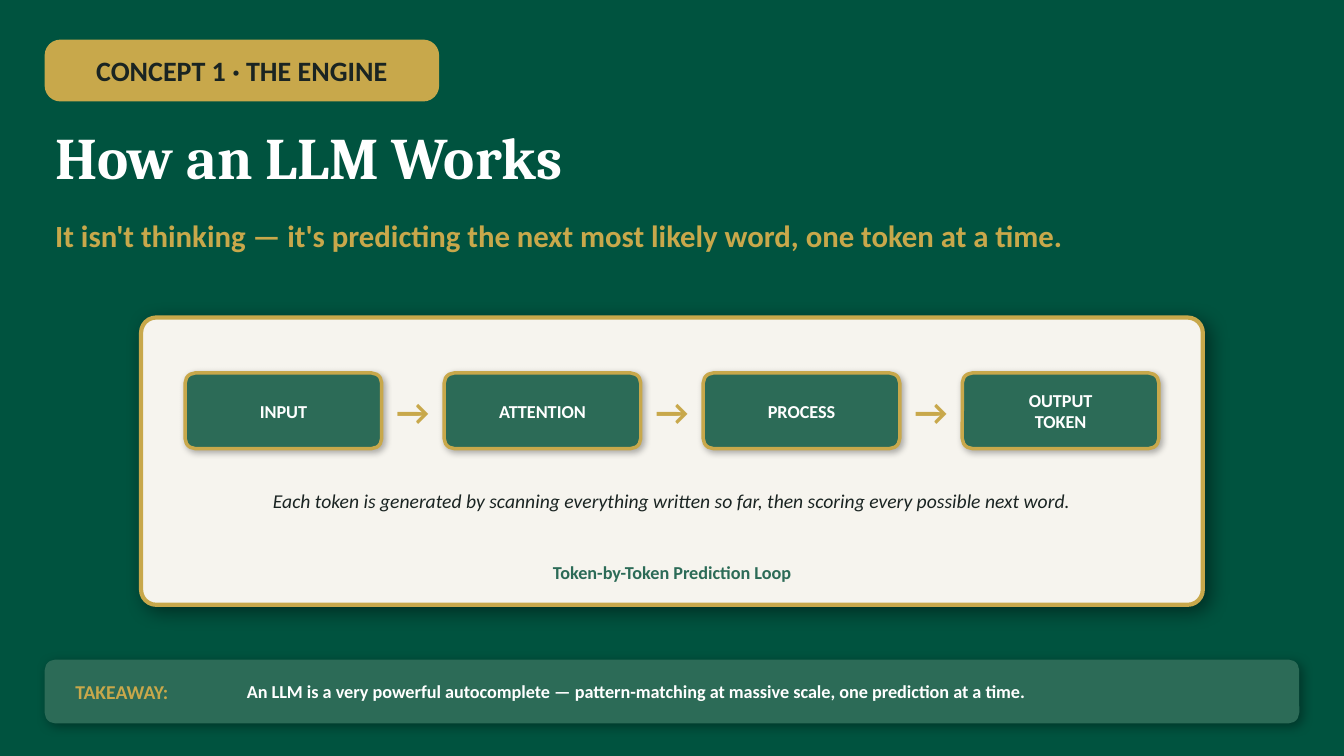
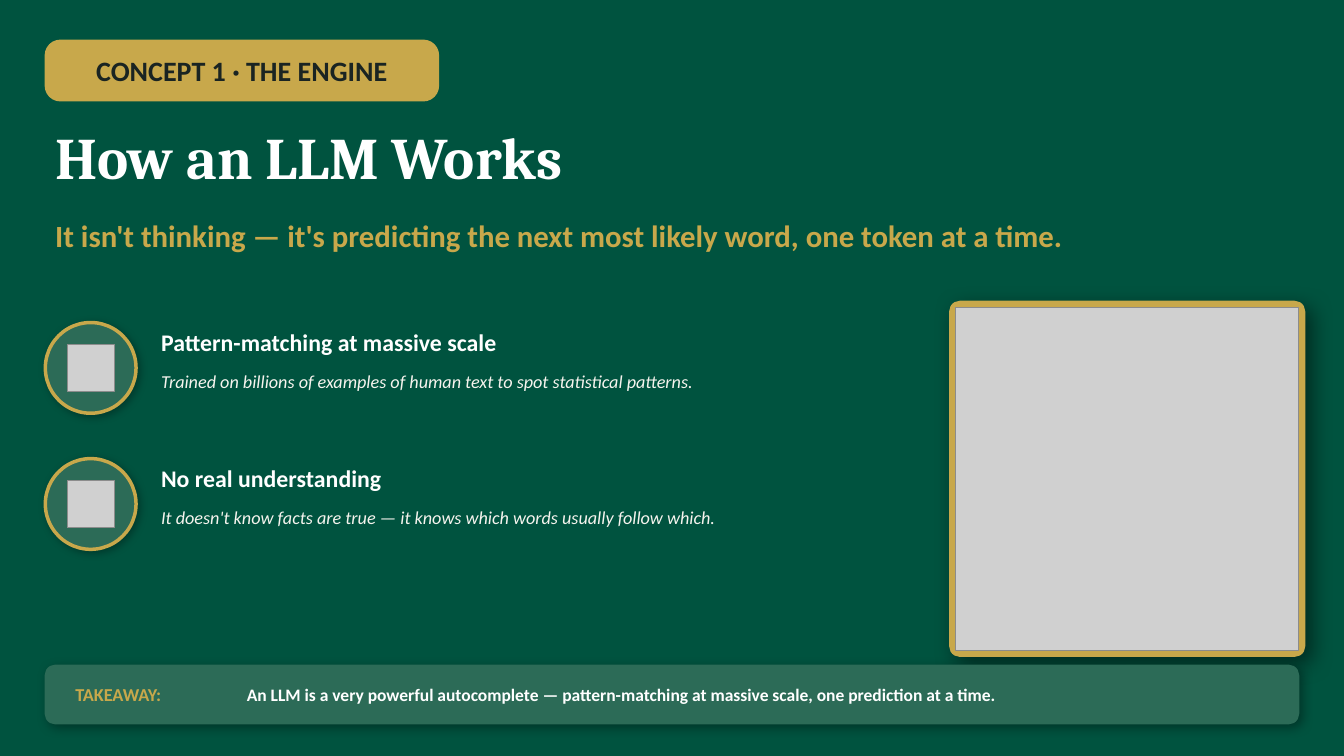
Before and after one commit to smagnacca/powerpoint-presentations-2026, a slide deck: slide 1 of LLM-Concepts-Slides-Enhanced.pptx. Drawn at 1344x756 pixels with LibreOffice and Linux fonts; fonts in the diff are those of the drawing; grey boxes stand for pictures. Boxes give left, top, right and bottom in pixels: in the first picture for what was removed or moved away, otherwise in the second. Text is boxed around its words. In the diff, an @@ line names an element or a change of style, - is before the commit and + after.

```diff
--- a/LLM-Concepts-Slides-Enhanced.pptx
+++ b/LLM-Concepts-Slides-Enhanced.pptx
@@ ellipse added at bbox=[45, 323, 136, 413], fill #2C6B57, outline #C8A84B 2.5 pt @@
@@ rounded rectangle: place and size @@
-rounded rectangle at bbox=[141, 318, 1203, 605]
+rounded rectangle at bbox=[950, 301, 1305, 656]
@@ rounded rectangle at bbox=[950, 301, 1305, 656]: fill #F6F4EE to #C8A84B; outline #C8A84B 3 pt to #C8A84B 1 pt; shadow changed; proportions changed @@
@@ picture added at bbox=[956, 308, 1299, 650] @@
@@ picture added at bbox=[68, 345, 115, 392] @@
@@ text added at bbox=[161, 334, 496, 355], 17 pt, text #FFFFFF, bold @@
+Pattern-matching at massive scale
@@ text "Trained on billions of examples ..." at bbox=[161, 375, 693, 391]: vertical alignment middle to top @@
@@ text at bbox=[161, 375, 693, 391]: text changed; text colour #FFFFFF to #F6F4EE; bold off; italic on @@
-ATTENTION
+Trained on billions of examples of human text to spot statistical patterns.
@@ rounded rectangle removed at bbox=[186, 373, 382, 449] @@
@@ text removed at bbox=[382, 373, 445, 449] @@
-→
@@ rounded rectangle removed at bbox=[445, 373, 641, 449] @@
@@ text removed at bbox=[641, 373, 704, 449] @@
-→
@@ rounded rectangle removed at bbox=[704, 373, 900, 449] @@
@@ text removed at bbox=[900, 373, 963, 449] @@
-→
@@ rounded rectangle removed at bbox=[963, 373, 1159, 449] @@
@@ text removed at bbox=[260, 406, 307, 418] @@
-INPUT
@@ text removed at bbox=[768, 406, 835, 418] @@
-PROCESS
@@ text removed at bbox=[1029, 395, 1093, 428] @@
-OUTPUT
-TOKEN
@@ ellipse added at bbox=[45, 459, 136, 549], fill #2C6B57, outline #C8A84B 2.5 pt @@
@@ text added at bbox=[161, 470, 381, 491], 17 pt, text #FFFFFF, bold @@
+No real understanding
@@ picture added at bbox=[68, 481, 115, 528] @@
@@ text removed at bbox=[273, 494, 1070, 512] @@
-Each token is generated by scanning everything written so far, then scoring every possible next word.
@@ text added at bbox=[161, 511, 715, 527], 13 pt, text #F6F4EE, italic @@
+It doesn't know facts are true — it knows which words usually follow which.
@@ text removed at bbox=[553, 566, 791, 582] @@
-Token-by-Token Prediction Loop
@@ rounded rectangle: place and size @@
-rounded rectangle at bbox=[45, 660, 1299, 723]
+rounded rectangle at bbox=[45, 665, 1299, 724]
@@ rounded rectangle at bbox=[45, 665, 1299, 724]: proportions changed @@
@@ text "TAKEAWAY:" at bbox=[75, 689, 161, 701]: size 14 to 13 pt @@
@@ text "An LLM is a very ..." at bbox=[247, 688, 995, 704]: size 13 to 12.5 pt @@
```
Also in this commit, not shown: 2 other slides changed, 4 other files.
